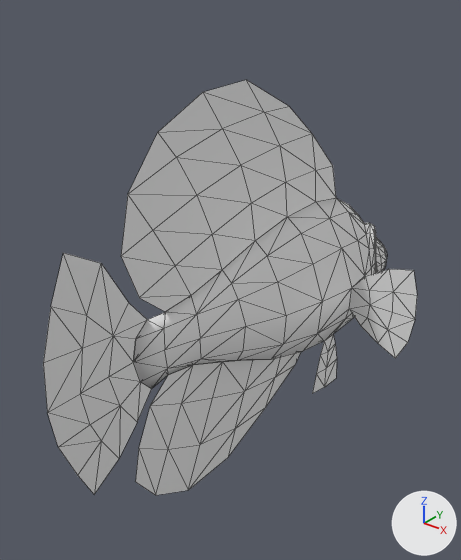
Renders of the glTF model assets/8.Models/Meshes/Fishes/SK_Fish28.glb from each side of a commit.
Rendered twice from a 50 mm camera at (5333.0, -7388.0, 7654.0) aimed at (-251.0, -408.0, 3326.0). The lights are fixed; the arrows at lower right show +X, +Y and +Z. The older version comes first. Mesh edges are drawn as thin lines. Vertices at exactly the same position are counted once.

Objects in the first picture: 'Fish28'.
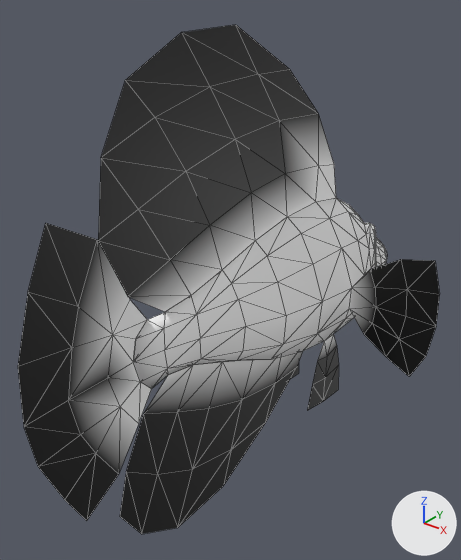
Boxes (x1, y1, x2, y2) around the edits, measured in the pictures (461 x 560 px; the box of a moved part takes in the faces that stretch with it):
'Fish28', recoloured, reshaped (white to grey, 13% wider, 23% taller): before (43, 80, 417, 495); after (18, 25, 440, 534)
part 1 of me_fish28, moved or reshaped: before (43, 80, 417, 495); after (18, 25, 440, 534)

What changed in the scene script:
```text
Add mat_defaultmaterial:
    mat_defaultmaterial = bpy.data.materials.new('DefaultMaterial')
    mat_defaultmaterial.use_nodes = True; mat_defaultmaterial.node_tree.nodes.clear()
    _N = mat_defaultmaterial.node_tree.nodes; _L = mat_defaultmaterial.node_tree.links
    n0 = _N.new('ShaderNodeOutputMaterial'); n0.name = 'Material Output'
    n1 = _N.new('ShaderNodeBsdfPrincipled'); n1.name = 'Principled BSDF'
    n2 = _N.new('ShaderNodeVertexColor'); n2.name = 'Color Attribute'
    _L.new(n1.outputs[0], n0.inputs[0])  # 'BSDF' to 'Surface'
    _L.new(n2.outputs[0], n1.inputs[0])  # 'Color' to 'Base Color'
Change me_fish28:
    used by ob_fish28; location = (0.0, 0.0, 0.0)
    remove me_fish28.from_pydata(...)  # 721 vertices, 1332 faces; spans x -1997.0..1997.0, y -4069.0..3983.0, z 191.0..6343.0
    add me_fish28.from_pydata(...)  # 721 vertices, 1332 faces; spans x -2353.0..2353.0, y -4386.0..3983.0, z -369.0..7038.0
    me_fish28 part 1: 103 of 721 vertices moved; they spanned x -1997.0..1997.0, y -4069.0..2089.0, z 191.0..6343.0 and now span x -2353.0..2353.0, y -4386.0..2129.0, z -369.0..7038.0; mean shift (0.0, -76.0, -1.0); largest move (0.0, -1271.0, 6300.0) -> (0.0, -1625.0, 7011.0)
    me_fish28 part 2: vertex colours changed
    add me_fish28.materials.append(mat_defaultmaterial)
```
